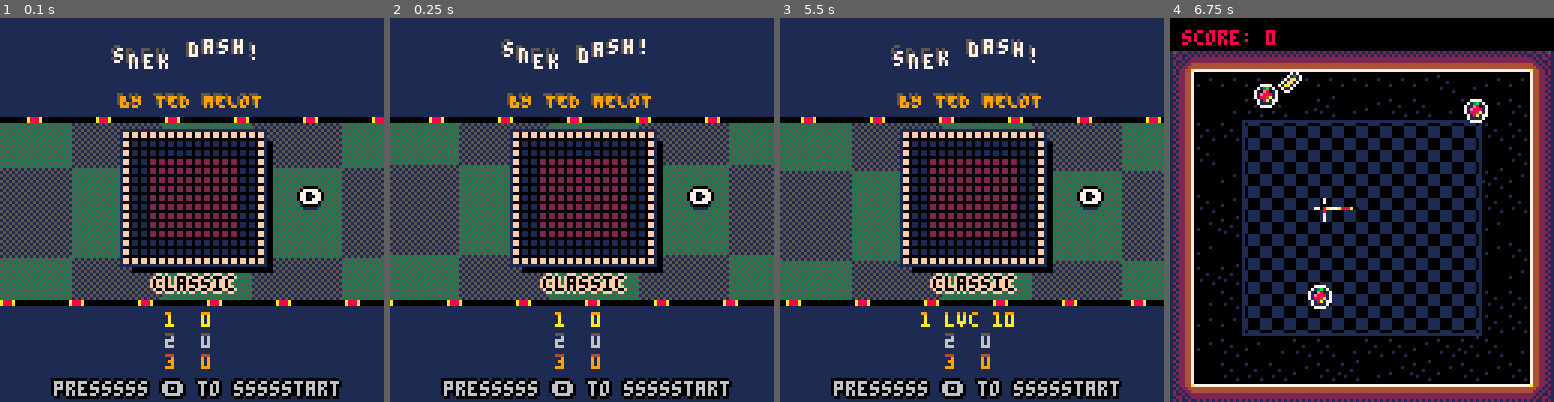
Above: before the commit, frames 1-4 (left to right).
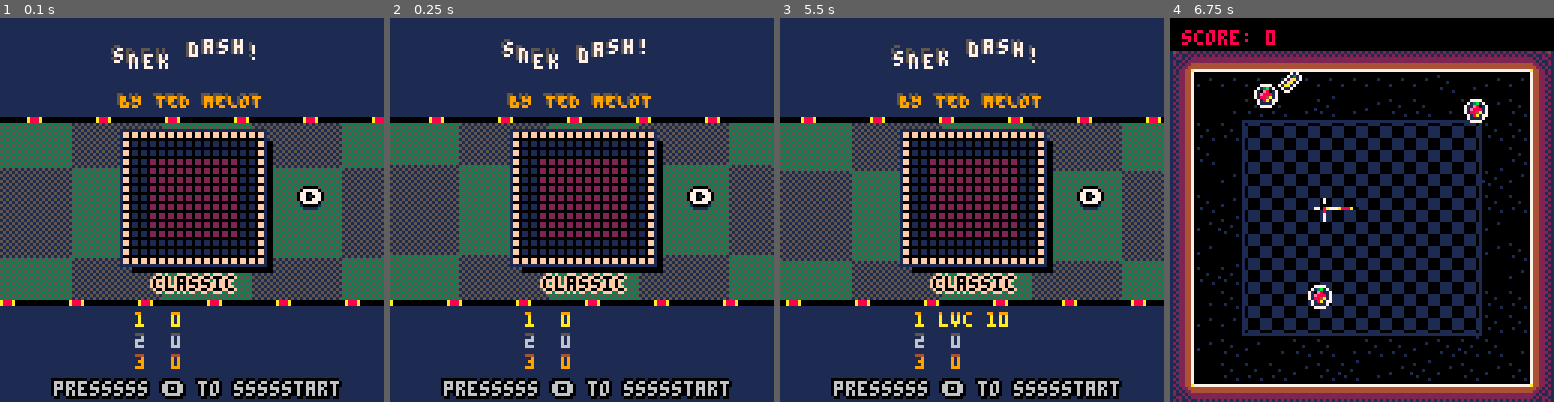
Above: after the commit, the same moments.

Repository: tmelot2/pico-8
Game: PICO-8 cartridge snekdash.p8
Two runs of this game, one before a commit and one after it. Both use one fixed random seed, a clock stepped at 60 frames per second and the inputs below.
Inputs:
- Up to frame 1 (0.1 s): no input
- Up to frame 2 (0.25 s): no input
- Up to frame 3 (5.5 s): tap O (Z key) at 0.33, 0.7, 1.43, 2.22, 3.1, 3.98, 4.87 s; tap X (X key) at 1.07, 2.07, 2.4, 2.73, 3.07, 3.4, 3.73, 4.07, 4.4, 4.73, 5.07, 5.4 s; hold Left 1.97-2.37 s; hold Down 2.42-2.82 s; hold Right 2.87-3.53 s; hold Up 3.58-4.08 s; hold Right 4.13-4.53 s; hold Down 4.58-5.08 s; hold Left from 5.13 s (still down)
- Up to frame 4 (6.75 s): tap X (X key) every 0.33 s from 5.73 to 6.73 s; tap O (Z key) at 5.75, 6.63 s; release Left at 5.8 s; hold Up 5.85-6.18 s; hold Left 6.23-6.63 s; hold Down from 6.68 s (still down)

The runs differ from the first frame. In frame 1, 0.7% of the frame differs, in the area x 35-55%, y 76-92%; in frame 2, 0.7%; in frame 3, 0.9%, in the area x 35-61%, y 76-92%; in frame 4, nothing differs.

Commit message:
Move utils to own tab, update title high scores to animate with map

Diff:
--- a/snekdash.p8
+++ b/snekdash.p8
@@ -314,9 +314,9 @@
   y=98
   inc=7
 
-  print_1st_place(n1, hcenter(n1), y)
-  print_2nd_place(n2, hcenter(n2), y+inc)
-  print_3rd_place(n3, hcenter(n3), y+2*inc)
+  print_1st_place(n1, 4+sx, y)
+  print_2nd_place(n2, 4+sx, y+inc)
+  print_3rd_place(n3, 4+sx, y+2*inc)
 end
 
 -- atogame: transition from title to game
@@ -679,8 +679,11 @@
 	  foodpoints=10
   end
 
+  -- todo: add extra combo points
+  log("foodpoints = "..foodpoints..", comboNum = "..comboNum)
+  log("log foodpoints = "..log10(foodpoints))
   points=flr(foodpoints*log10(foodpoints*(comboNum+1)))
-  -- log('points = '..points)
+  log('points = '..points)
   score+=points
 
   player.l += 20
@@ -1245,24 +1248,6 @@
 	end
 end
 
-
--- autil
-function bits(s)
-	result=''
-	for i=7,0,-1 do
-		result ..= s >> i & 1
-	end
-	return result
-end
-
-function table_key_count(t)
-  c=0
-  for _,_ in pairs(t) do
-    c+=1
-  end
-  return c
-end
-
 function print_1st_place(s,x,y)
 	print_highlight_text(s,x,y,10,9)
 end
@@ -1341,6 +1326,43 @@
   dbg[#dbg+1] = d
 end
 
+--- collision check
+function iscolliding(obj1, obj2)
+  local x1 = obj1.x
+  local y1 = obj1.y
+  local w1 = obj1.w
+  local h1 = obj1.h
+
+  local x2 = obj2.x
+  local y2 = obj2.y
+  local w2 = obj2.w
+  local h2 = obj2.h
+
+  if(x1 < (x2 + w2)  and (x1 + w1)  > x2 and y1 < (y2 + h2) and (y1 + h1) > y2) then
+    return true
+  else
+    return false
+  end
+end
+
+-->8
+--util
+function bits(s)
+  result=''
+  for i=7,0,-1 do
+    result ..= s >> i & 1
+  end
+  return result
+end
+
+function table_key_count(t)
+  c=0
+  for _,_ in pairs(t) do
+    c+=1
+  end
+  return c
+end
+
 function log(s)
   printh(s, 'log.txt')
 end
@@ -1360,38 +1382,6 @@
   return (screenheight /2)-flr(5/2)
 end
 
---- collision check
-function iscolliding(obj1, obj2)
-  local x1 = obj1.x
-  local y1 = obj1.y
-  local w1 = obj1.w
-  local h1 = obj1.h
-
-  local x2 = obj2.x
-  local y2 = obj2.y
-  local w2 = obj2.w
-  local h2 = obj2.h
-
-  if(x1 < (x2 + w2)  and (x1 + w1)  > x2 and y1 < (y2 + h2) and (y1 + h1) > y2) then
-    return true
-  else
-    return false
-  end
-end
-
--- shorthand for flr(rnd(x))
-function frnd(x)
-  return flr(rnd(x))
-end
-
-function rndneg()
-	if flr(rnd(2)) == 0 then
-		return 1
-	else
-		return -1
-	end
-end
-
 function log10(n)
   log10_table = {
     0, 0.3, 0.475,
@@ -1408,7 +1398,18 @@
   return log10_table[flr(n)] + t
 end
 
-
+-- shorthand for flr(rnd(x))
+function frnd(x)
+  return flr(rnd(x))
+end
+
+function rndneg()
+  if flr(rnd(2)) == 0 then
+    return 1
+  else
+    return -1
+  end
+end
 __gfx__
 00000000077777700077000041111111000000000000000000000000000700000007000000070000000000100000000000000000000000000000000000000000
 00000000711111170711700041111111000000000000000000070000000700000007000000000000010000000000000001000000000000000000000000000000
